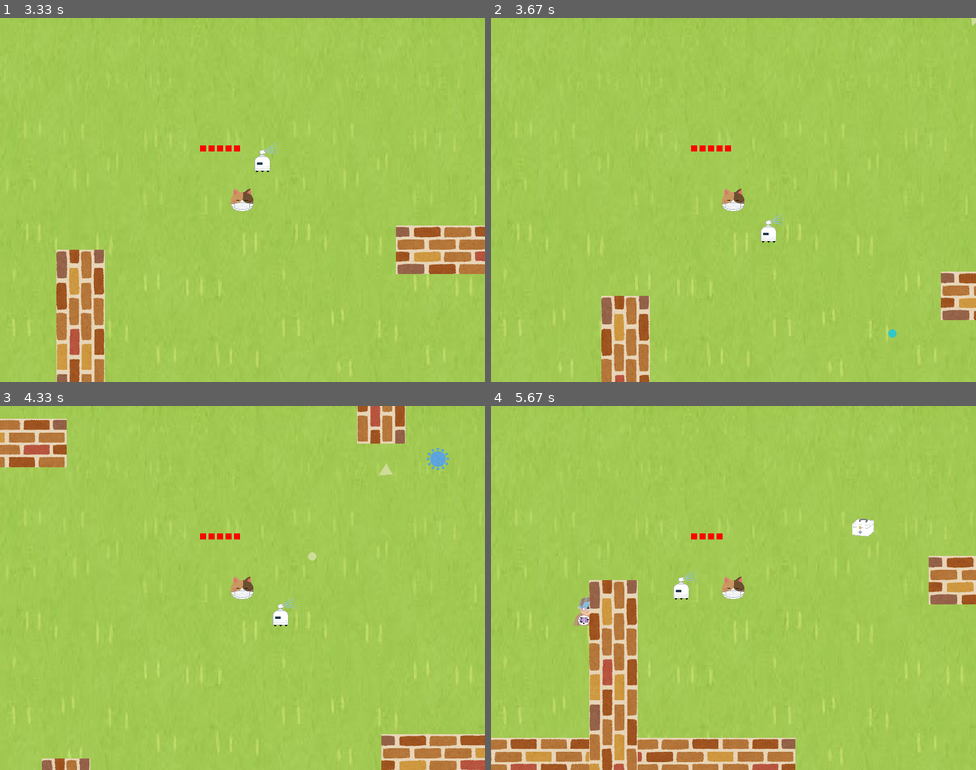
Above: before the commit, frames 1-4 (two rows, left to right).
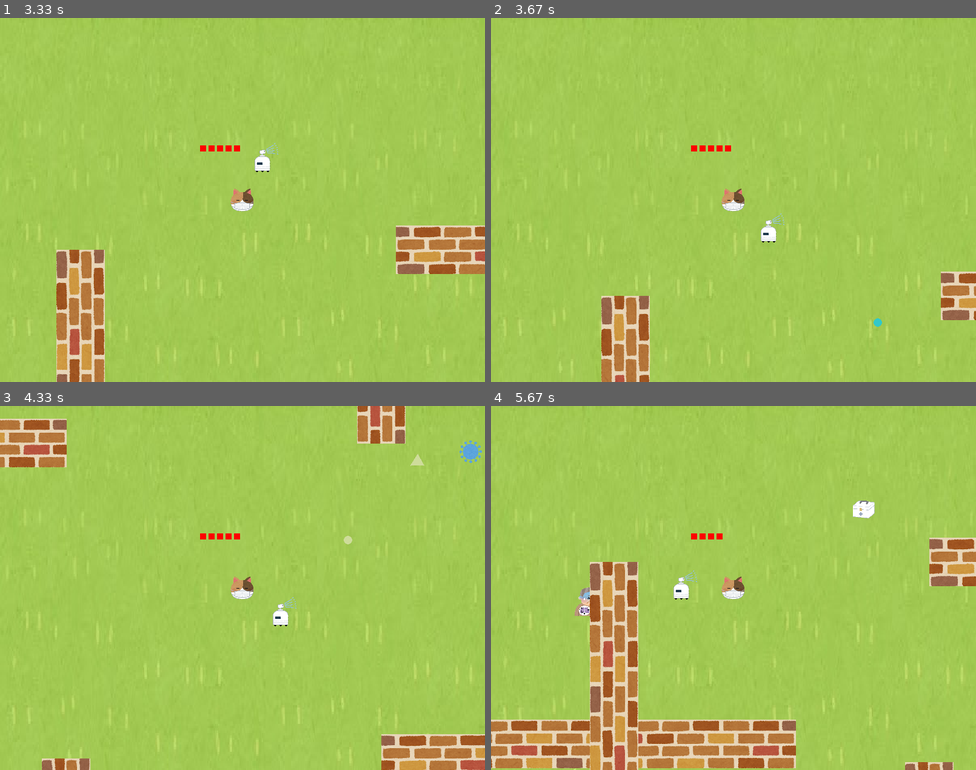
Above: after the commit, the same moments.

Repository: leo271828/PyGame_7-1_VaccineGame
Game: pygame game, started from main.py
Same seed, same stepped clock (60 frames per second), same inputs: the game is played once before the commit and once after it.
Inputs (mouse positions are in pixels of both pictures, inside the frame that each line leads up to):
- Up to frame 1 (3.33 s): click (242, 200) at 0.38 s; hold D 0.67-1.13 s; click (397, 189) at 0.75 s; hold W 1.17-1.47 s; click (242, 221) at 1.25 s; hold D 1.5-1.97 s; click (126, 203) at 1.58 s; hold A 2-2.53 s; click (291, 280) at 2.08 s; hold S 2.57-2.87 s; click (92, 287) at 2.65 s; hold A 2.9-3.3 s; click (315, 72) at 2.98 s
- Up to frame 2 (3.67 s): hold W from 3.33 s (still down); click (912, 327) at 3.42 s
- Up to frame 3 (4.33 s): release W at 3.7 s; hold D from 3.73 s (still down); click (300, 620) at 3.82 s
- Up to frame 4 (5.67 s): release D at 4.37 s; hold S 4.4-4.77 s; click (743, 464) at 4.48 s; hold A 4.8-5.27 s; click (617, 515) at 4.88 s; hold D from 5.3 s (still down); click (558, 577) at 5.38 s

Frame 1 is identical in both runs. In frame 2, less than 0.1% of the frame differs, in the area x 78-100%, y 0-88%; in frame 3, 0.5%; in frame 4, 13%, in the area x 0-100%, y 26-100%.

Commit message:
Update bullet.py

Diff:
--- a/bullet.py
+++ b/bullet.py
@@ -63,7 +63,7 @@
     def update(self):
         # 其實我看不懂這個 f
         # monster.的部分還沒加進來
-        f = lambda:self.master.master.field.touch(self)
+        f = lambda:self.master.master.field.touch(self) or self.master.master.monster.touch(self)
         super().update(f)
 
     def kill(self):
